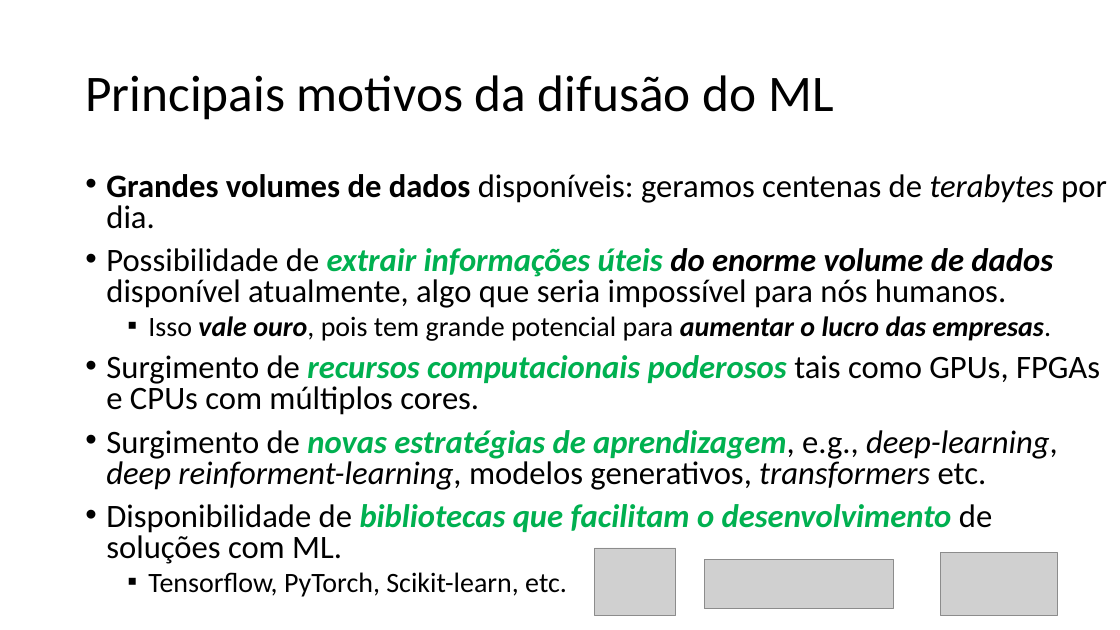
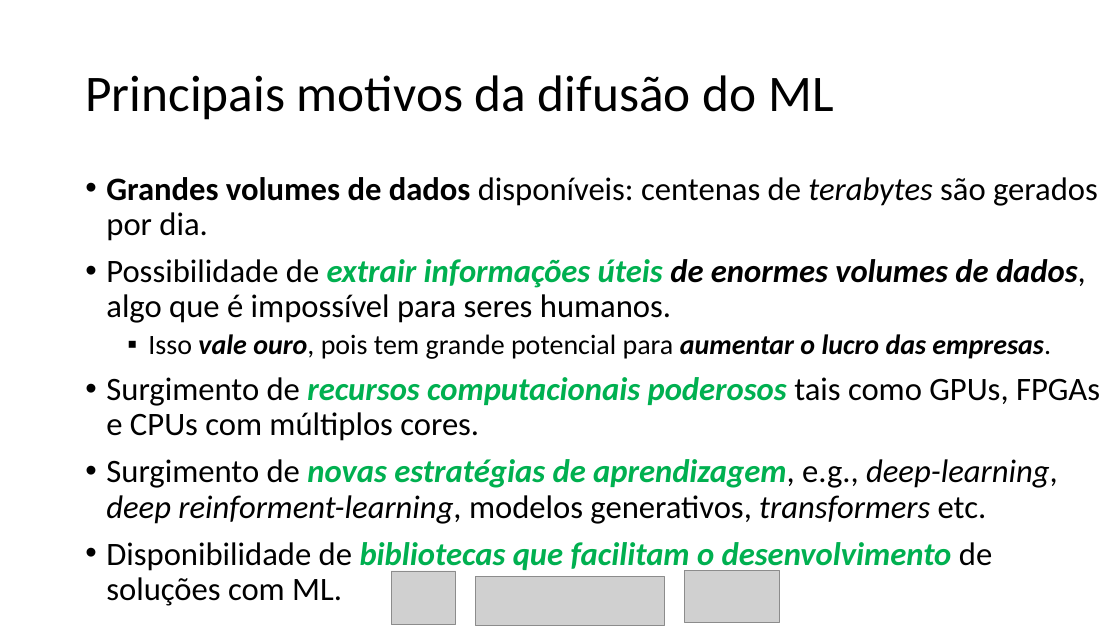
Before and after one commit to zz4fap/t319_aprendizado_de_maquina, a slide deck: slide 25 of slides/T319_Introdução.pptx (slide 24 before the commit). Drawn at 1120x630 pixels with LibreOffice and Linux fonts; fonts in the diff are those of the drawing; grey boxes stand for pictures. Boxes give left, top, right and bottom in pixels: in the first picture for what was removed or moved away, otherwise in the second. Text is boxed around its words. In the diff, an @@ line names an element or a change of style, - is before the commit and + after.

```diff
--- a/slides/T319_Introdução.pptx
+++ b/slides/T319_Introdução.pptx
@@ text at [106, 177, 1098, 323]: text changed @@
-• Grandes volumes de dados disponíveis: geramos centenas de terabytes por dia.
-• Possibilidade de extrair informações úteis do enorme volume de dados disponível atualmente, algo que seria impossível para nós humanos.
+• Grandes volumes de dados disponíveis: centenas de terabytes são gerados por dia.
+• Possibilidade de extrair informações úteis de enormes volumes de dados, algo que é impossível para seres humanos.
@@ text at [106, 334, 1100, 606]: line spacing 0.8 to 0.9 @@
@@ text at [148, 572, 567, 597]: paragraph removed @@
-  ▪ Tensorflow, PyTorch, Scikit-learn, etc.
@@ picture: place and size @@
-picture at [595, 548, 676, 616]
+picture at [392, 571, 456, 625]
@@ picture: place and size @@
-picture at [704, 560, 893, 609]
+picture at [476, 576, 665, 626]
@@ picture: place and size @@
-picture at [941, 553, 1058, 616]
+picture at [685, 571, 781, 622]
```
Also in this commit, not shown: 21 other slides changed, 3 slides added, 5 slides removed, 1 other file.
